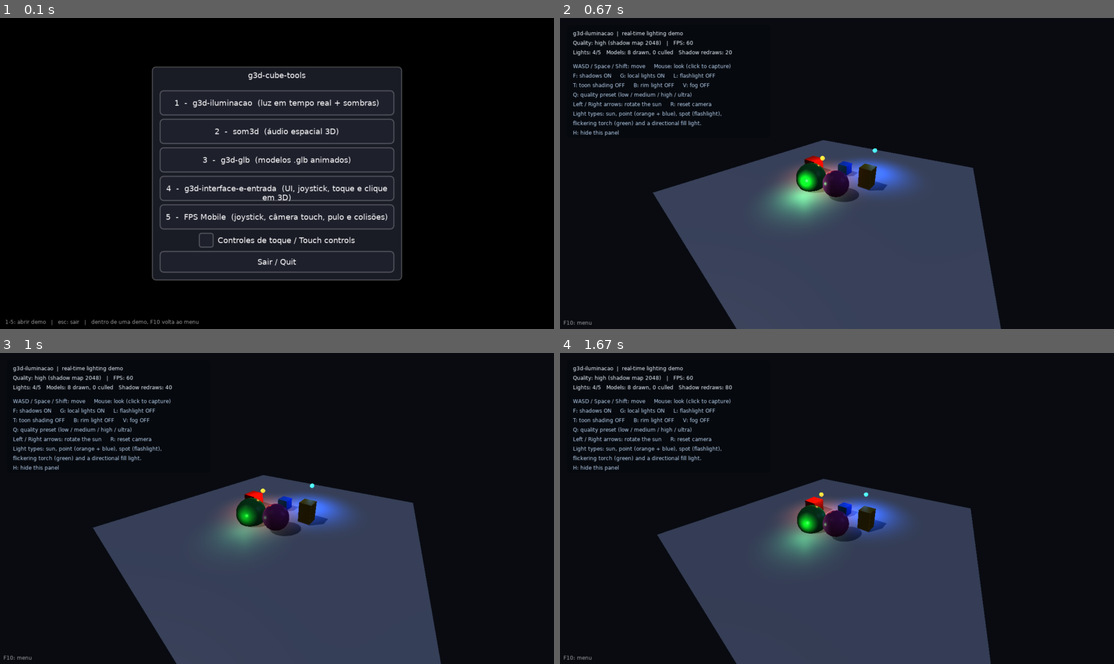
Above: before the commit, frames 1-4 (two rows, left to right).
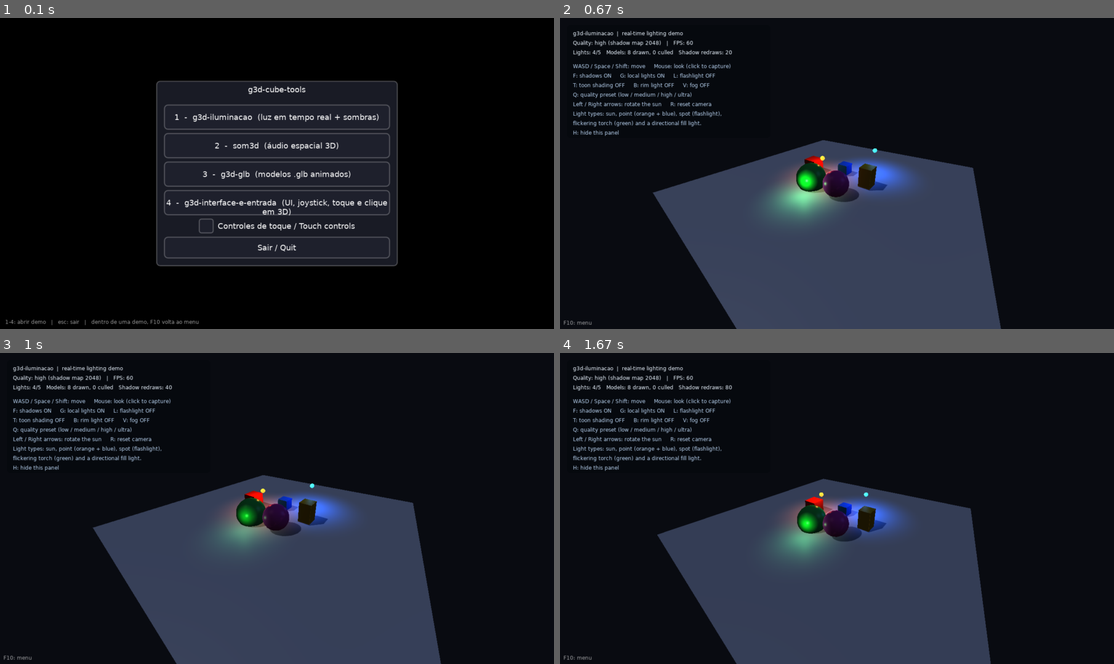
Above: after the commit, the same moments.

Repository: genericocube/g3d-cube-tools
Game: LÖVE game, started from main.lua
Same seed, same stepped clock (60 frames per second), same inputs: the game is played once before the commit and once after it.
Inputs (mouse positions are in pixels of both pictures, inside the frame that each line leads up to):
- Up to frame 1 (0.1 s): no input
- Up to frame 2 (0.67 s): tap 1 at 0.33 s
- Up to frame 3 (1 s): hold Right from 0.67 s (still down); move the mouse to (144, 496) at 0.7 s
- Up to frame 4 (1.67 s): release Right at 1.13 s; hold Right 1.17-1.63 s; move the mouse to (997, 533) at 1.2 s; tap Space at 1.23, 1.53 s

The runs differ from the first frame. In frame 1, 12% of the frame differs, in the area x 1-73%, y 15-99%; in frame 2, nothing differs; in frame 3, nothing differs; in frame 4, nothing differs.

Commit message:
Restore original demo launcher

Diff:
--- a/main.lua
+++ b/main.lua
@@ -1,92 +1,125 @@
 -- g3d-cube-tools | feito por generico_cube
 -- Menu para abrir as demos de cada ferramenta. Para usar só uma ferramenta no seu jogo,
 -- copie a pasta/arquivo dela (veja o README) e ignore este main.lua e a pasta demos/.
+
 local ui = require("g3dui")
 local touch = require("demos.touch")
+
+-- No celular os controles de toque ligam sozinhos; no PC dá para testar com a opção do menu.
+-- On a phone the touch controls turn on by themselves; on PC use the menu option to preview.
 local touchEnabled = touch.isMobile()
 
+-- touch = controles de toque da demo (false: a demo já tem os próprios controles de toque)
 local demos = {
-    {key="1",name="g3d-iluminacao",info="luz em tempo real + sombras",file="demos/iluminacao/main.lua",
-     touch={joystick=true,look=true,rise=true,keys={"f","g","l","t","b","v","q","h","r","left","right"}}},
-    {key="2",name="som3d",info="áudio espacial 3D",file="demos/som3d/main.lua",
-     touch={joystick=true,look=true,rise=true,keys={"1","2","m","f","r","backspace"}}},
-    {key="3",name="g3d-glb",info="modelos .glb animados",file="demos/glb/main.lua",
-     touch={keys={"1","2","3","space","up","down","s"}}},
-    {key="4",name="g3d-interface-e-entrada",info="UI, joystick, toque e clique em 3D",file="demos/interface/main.lua",touch=false},
-    {key="5",name="FPS Mobile",info="joystick, câmera touch, pulo e colisões",file="demos/fps/main.lua",touch=false},
+    {key = "1", name = "g3d-iluminacao", info = "luz em tempo real + sombras", file = "demos/iluminacao/main.lua",
+     touch = {joystick = true, look = true, rise = true, keys = {"f", "g", "l", "t", "b", "v", "q", "h", "r", "left", "right"}}},
+    {key = "2", name = "som3d",          info = "áudio espacial 3D",           file = "demos/som3d/main.lua",
+     touch = {joystick = true, look = true, rise = true, keys = {"1", "2", "m", "f", "r", "backspace"}}},
+    {key = "3", name = "g3d-glb",        info = "modelos .glb animados",       file = "demos/glb/main.lua",
+     touch = {keys = {"1", "2", "3", "space", "up", "down", "s"}}},
+    {key = "4", name = "g3d-interface-e-entrada", info = "UI, joystick, toque e clique em 3D", file = "demos/interface/main.lua", touch = false},
 }
 
-local callbackNames={
-    "load","update","draw","keypressed","keyreleased","mousepressed","mousereleased",
-    "mousemoved","wheelmoved","textinput","resize","focus","visible","quit",
-    "touchpressed","touchreleased","touchmoved","gamepadpressed","gamepadreleased","gamepadaxis",
+-- callbacks que cada demo pode definir, são limpos antes de abrir a demo escolhida
+local callbackNames = {
+    "load", "update", "draw", "keypressed", "keyreleased", "mousepressed", "mousereleased",
+    "mousemoved", "wheelmoved", "textinput", "resize", "focus", "visible", "quit",
+    "touchpressed", "touchreleased", "touchmoved", "gamepadpressed", "gamepadreleased", "gamepadaxis",
 }
 
 local function startDemo(demo)
-    ui.destroyAll()
-    for _,name in ipairs(callbackNames) do love[name]=nil end
-    love.graphics.setBackgroundColor(0,0,0,1)
+    ui.destroyAll() -- remove os widgets do menu
+    for _, name in ipairs(callbackNames) do love[name] = nil end
+    love.graphics.setBackgroundColor(0, 0, 0, 1)
+
     assert(love.filesystem.load(demo.file))()
 
-    local innerKeypressed=love.keypressed
-    love.keypressed=function(key,...)
-        if key=="f10" then love.event.quit("restart"); return end
-        if innerKeypressed then return innerKeypressed(key,...) end
+    -- F10 reinicia o programa e volta ao menu
+    local innerKeypressed = love.keypressed
+    love.keypressed = function(key, ...)
+        if key == "f10" then
+            love.event.quit("restart")
+            return
+        end
+        if innerKeypressed then return innerKeypressed(key, ...) end
     end
 
-    local innerDraw=love.draw
-    love.draw=function(...)
+    -- aviso discreto no canto da tela, desenhado por cima da demo
+    local innerDraw = love.draw
+    love.draw = function(...)
         if innerDraw then innerDraw(...) end
         love.graphics.push("all")
         love.graphics.origin()
         love.graphics.setShader()
         love.graphics.setCanvas()
         love.graphics.setDepthMode()
-        love.graphics.setColor(1,1,1,0.6)
-        love.graphics.print("F10: menu",8,love.graphics.getHeight()-22)
+        love.graphics.setColor(1, 1, 1, 0.6)
+        love.graphics.print("F10: menu", 8, love.graphics.getHeight() - 22)
         love.graphics.pop()
-        love.graphics.setDepthMode("lequal",true)
+        love.graphics.setDepthMode("lequal", true)
     end
+
     if love.load then love.load() end
 
+    -- controles de toque por cima da demo (a demo "interface" usa a própria UI)
     if demo.touch and touchEnabled then
         touch.start(demo.touch)
-        local innerUpdate,drawWithHint=love.update,love.draw
-        love.update=function(dt) ui.update(dt); if innerUpdate then innerUpdate(dt) end end
-        love.draw=function(...) drawWithHint(...); ui.draw() end
+        local innerUpdate, drawWithHint = love.update, love.draw
+        love.update = function(dt)
+            ui.update(dt)
+            if innerUpdate then innerUpdate(dt) end
+        end
+        love.draw = function(...)
+            drawWithHint(...)
+            ui.draw()
+        end
     end
 end
 
 local function buildMenu()
-    local items={}
-    for _,demo in ipairs(demos) do
-        items[#items+1]=ui.button{
-            text=("%s  -  %s  (%s)"):format(demo.key,demo.name,demo.info),w=540,h=56,
-            onClick=function() love.keypressed(demo.key) end
+    local items = {}
+    for _, demo in ipairs(demos) do
+        items[#items + 1] = ui.button{
+            text = ("%s  -  %s  (%s)"):format(demo.key, demo.name, demo.info), w = 520, h = 56,
+            onClick = function() love.keypressed(demo.key) end,
         }
     end
-    items[#items+1]=ui.toggle{
-        text="Controles de toque / Touch controls",value=touchEnabled,
-        onChange=function(_,on) touchEnabled=on end
+    items[#items + 1] = ui.toggle{
+        text = "Controles de toque / Touch controls", value = touchEnabled,
+        onChange = function(_, on) touchEnabled = on end,
     }
-    items[#items+1]=ui.button{text="Sair / Quit",w=540,h=48,onClick=function() love.event.quit() end}
-    ui.panel{anchor="center",title="g3d-cube-tools",stack="vertical",spacing=10,padding=18,children=items}
+    items[#items + 1] = ui.button{ text = "Sair / Quit", w = 520, h = 48, onClick = function() love.event.quit() end }
+    ui.panel{
+        anchor = "center", title = "g3d-cube-tools", stack = "vertical", spacing = 10, padding = 18,
+        children = items,
+    }
 end
 
 function love.load()
     ui.setup()
-    ui.hook()
+    ui.hook() -- toque, mouse e teclado passam pela UI antes das demos
     buildMenu()
 end
-function love.update(dt) ui.update(dt) end
+
+function love.update(dt)
+    ui.update(dt)
+end
+
 function love.draw()
     ui.draw()
-    love.graphics.setColor(1,1,1,0.6)
-    love.graphics.print("1-5: abrir demo   |   esc: sair   |   dentro de uma demo, F10 volta ao menu",12,love.graphics.getHeight()-24)
+    love.graphics.setColor(1, 1, 1, 0.6)
+    love.graphics.print("1-4: abrir demo   |   esc: sair   |   dentro de uma demo, F10 volta ao menu", 12, love.graphics.getHeight() - 24)
 end
+
 function love.keypressed(key)
-    if key=="escape" then love.event.quit(); return end
-    for _,demo in ipairs(demos) do
-        if key==demo.key then startDemo(demo); return end
+    if key == "escape" then
+        love.event.quit()
+        return
+    end
+    for _, demo in ipairs(demos) do
+        if key == demo.key then
+            startDemo(demo)
+            return
+        end
     end
 end
